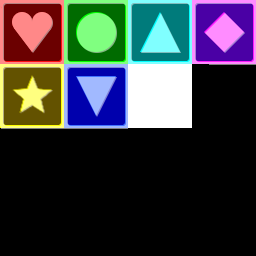
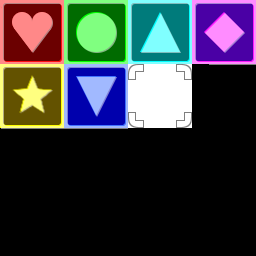
Comparing the layer stacks of the two 256 x 256 images. Changes:
removed layer "selector" over [128, 64, 192, 128]
added layer "selector white" above "selector black" over [128, 64, 191, 128]
added layer "selector black" (50%) above "symbol shadows" over [127, 63, 192, 128]
